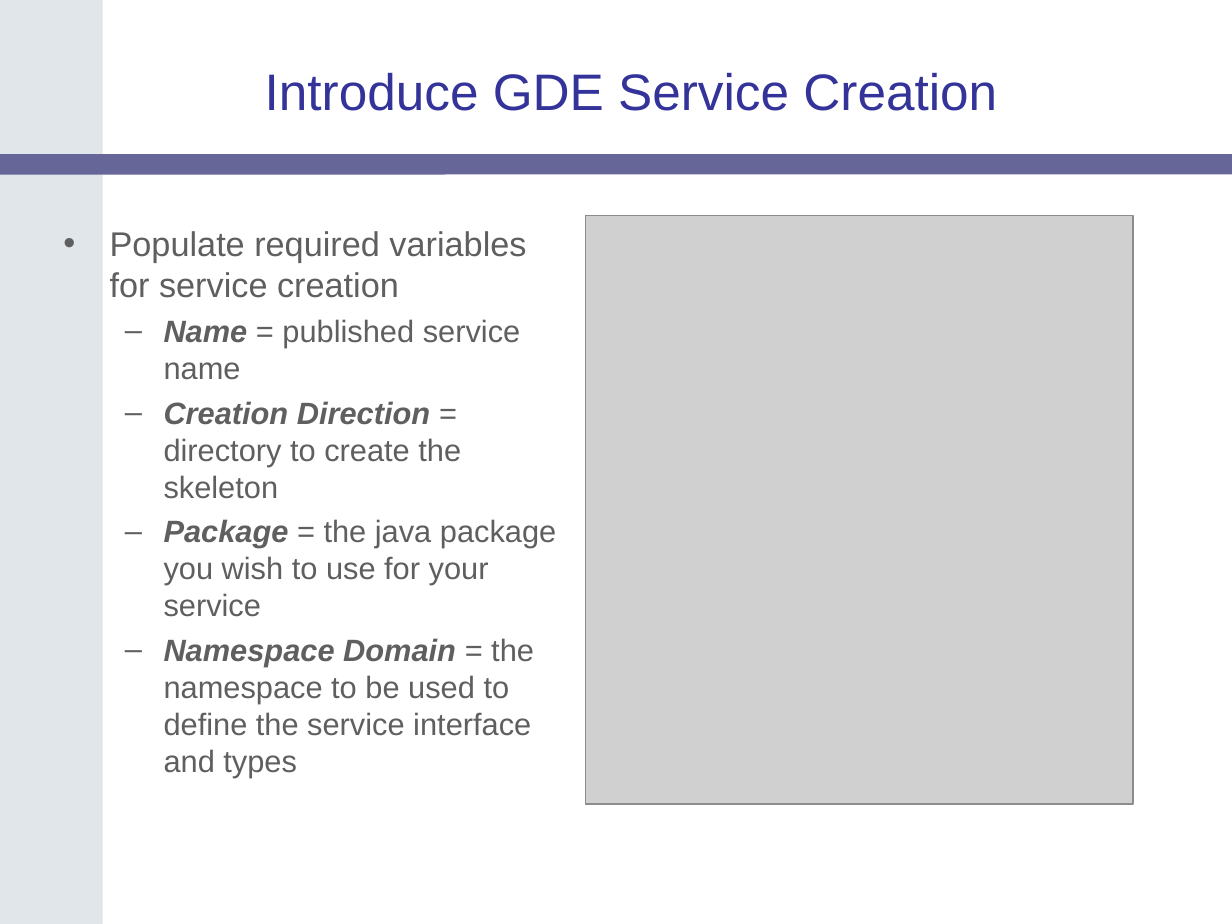
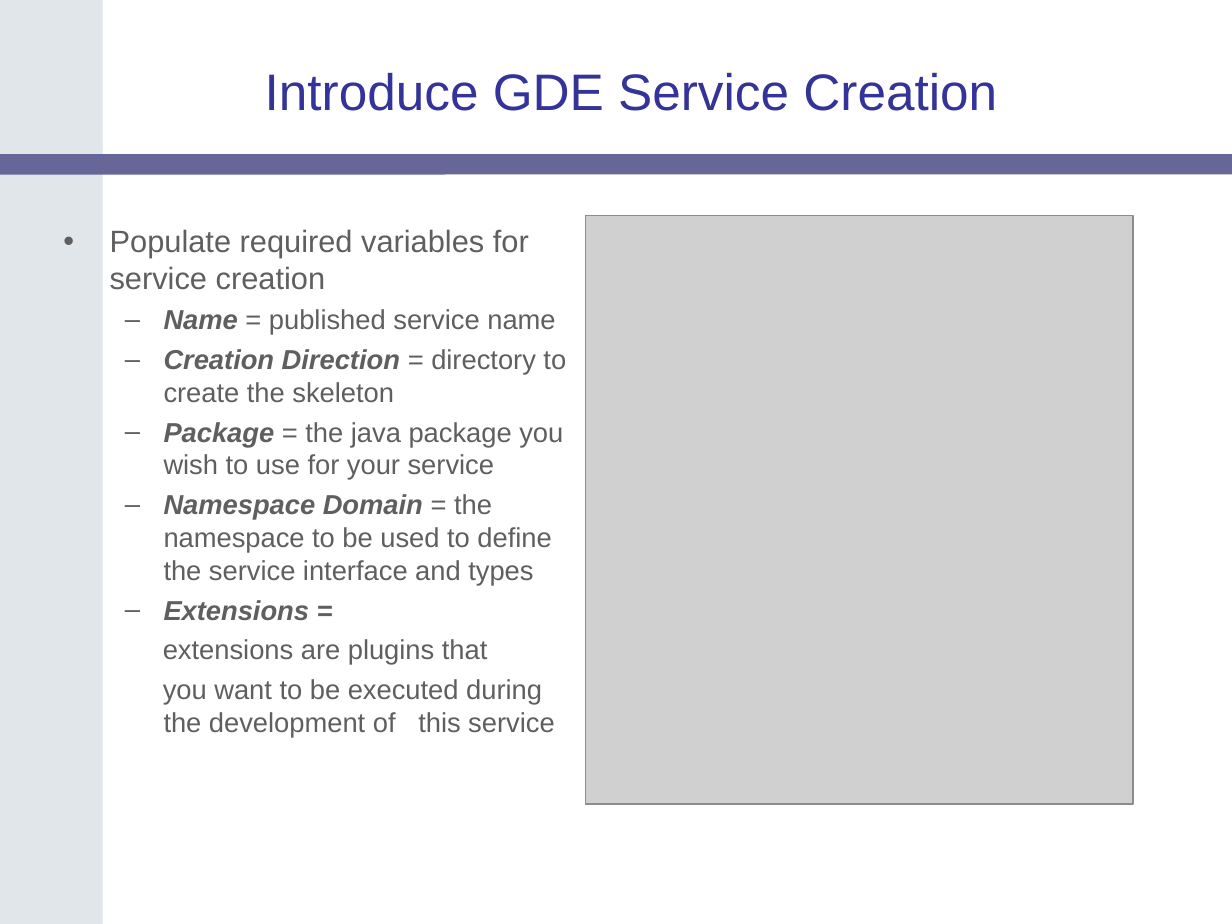
Before and after one commit to NCIP/cagrid-portal, a slide deck: slide 31 of cagrid-1-0/Documentation/presentations/200607_VCDE_ARCH/caGrid-Joint-F2F-Introduce.ppt (slide 26 before the commit). Drawn at 1232x924 pixels with LibreOffice and Linux fonts; fonts in the diff are those of the drawing; grey boxes stand for pictures; background and template pictures are left out. Boxes give left, top, right and bottom in pixels: in the first picture for what was removed or moved away, otherwise in the second. Text is boxed around its words. In the diff, an @@ line names an element or a change of style, - is before the commit and + after.

```diff
--- a/cagrid-1-0/Documentation/presentations/200607_VCDE_ARCH/caGrid-Joint-F2F-Introduce.ppt
+++ b/cagrid-1-0/Documentation/presentations/200607_VCDE_ARCH/caGrid-Joint-F2F-Introduce.ppt
@@ text at (110,229,566,586): size 20 to 18 pt in "Populate required variables for service creation"; size 18 to 16 pt in "Name = published service name", "Creation Direction = directory to create the ...", "Package = the java package you wish ...", "Namespace Domain = the namespace to be ..." @@
@@ text at (163,600,555,737): paragraphs added @@
+  – Extensions =
+  extensions are plugins that
+  you want to be executed during the development of this service
```
Also in this commit, not shown: 17 other slides changed, 9 slides added, 3 slides removed.
